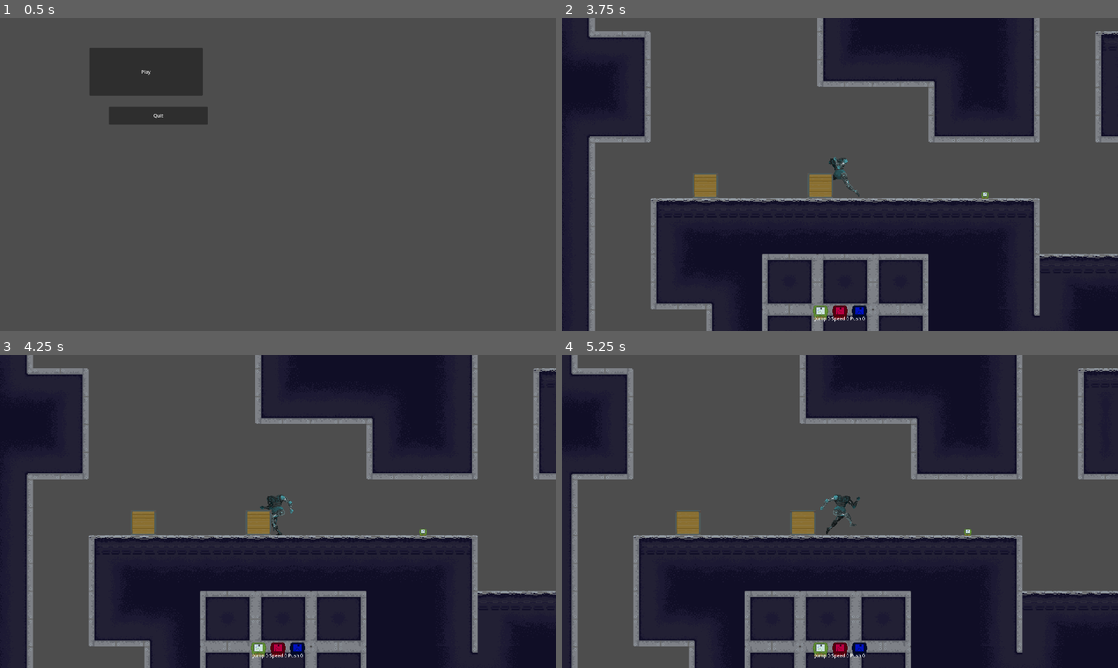
Above: before the commit, frames 1-4 (two rows, left to right).
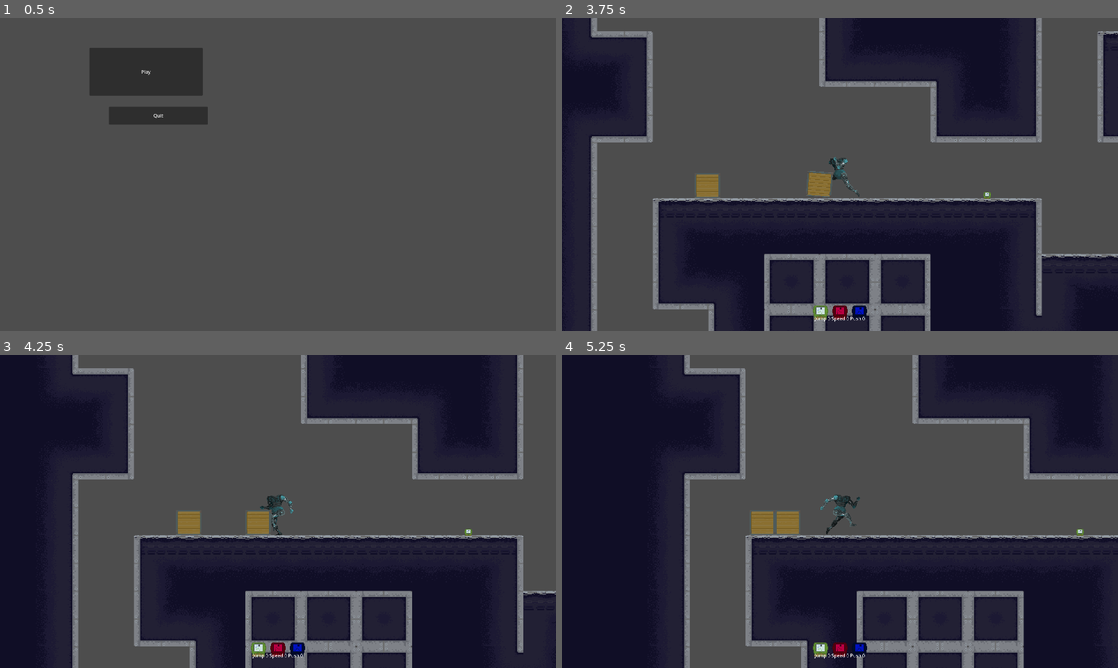
Above: after the commit, the same moments.

Repository: VehvilainenPooki/ModeGame
Game: Godot game, scene res://Main.tscn
Two runs of this game, one before a commit and one after it. Both use one fixed random seed, a clock stepped at 60 frames per second and the inputs below.
Inputs:
- Up to frame 1 (0.5 s): no input
- Up to frame 2 (3.75 s): click "Play" at 0.5 s; tap Enter (ui_accept) at 1.25 s; hold E (Interact) 1.28-2.03 s; hold Right (ui_right) 1.28-2.78 s; tap 1 (MODE_JUMP) at 1.52, 2.27 s; tap 3 (MODE_PUSH) at 2.1 s; hold 2 (MODE_SPEED) 2.78-3.53 s; hold Left (ui_left) from 2.78 s (still down); tap E (Interact) at 3.6 s
- Up to frame 3 (4.25 s): keep holding Left (ui_left); tap 1 (MODE_JUMP) at 3.77 s
- Up to frame 4 (5.25 s): hold 3 (MODE_PUSH) 4.28-5.03 s; tap 1 (MODE_JUMP) at 4.52 s; release Left (ui_left) at 5.03 s; hold Right (ui_right) from 5.03 s (still down); tap 2 (MODE_SPEED) at 5.1 s

Frame 1 is identical in both runs. In frame 2, 3.8% of the frame differs, in the area x 4-100%, y 0-100%; in frame 3, 29%; in frame 4, 45%, in the area x 1-100%, y 0-100%.

Commit message:
Inverted player area2D position changes.

Diff:
--- a/Player/Player.gd
+++ b/Player/Player.gd
@@ -45,7 +45,7 @@
 		$rightAnimation.hide()
 		$leftAnimation.show()
 		velocity.x = direction * SPEED
-		$Area2D/CollisionShape2D.position = Vector2(8,0)
+		$Area2D/CollisionShape2D.position = Vector2(-8,0)
 	else:
 		if lastDirection == 1:
 			$AnimationPlayer.play("idle")
@@ -56,7 +56,7 @@
 			$rightAnimation.hide()
 			$leftAnimation.show()
 		velocity.x = move_toward(velocity.x, 0, SPEED)
-		$Area2D/CollisionShape2D.position = Vector2(-8,0)
+		$Area2D/CollisionShape2D.position = Vector2(8,0)
 
 
 	move_and_slide()
--- a/Player/Player.tscn
+++ b/Player/Player.tscn
@@ -756,6 +756,9 @@
 "run": SubResource("Animation_jj0en")
 }
 
+[sub_resource type="RectangleShape2D" id="RectangleShape2D_ifa3r"]
+size = Vector2(44, 4)
+
 [sub_resource type="SkeletonModification2DLookAt" id="SkeletonModification2DLookAt_a3c7a"]
 bone_index = 10
 bone2d_node = NodePath("Hip/leftUpperleg/leftLowerleg/leftFoot")
@@ -834,9 +837,6 @@
 modifications/5 = SubResource("SkeletonModification2DLookAt_vppur")
 modifications/6 = SubResource("SkeletonModification2DLookAt_g4iqq")
 
-[sub_resource type="RectangleShape2D" id="RectangleShape2D_ifa3r"]
-size = Vector2(44, 4)
-
 [node name="Player" type="CharacterBody2D"]
 script = ExtResource("1_52f5x")
 
@@ -851,7 +851,7 @@
 "": SubResource("AnimationLibrary_k8b80")
 }
 
-[node name="Camera2D" type="Camera2D" parent="."]
+[node name="Camera2D2" type="Camera2D" parent="."]
 
 [node name="Area2D" type="Area2D" parent="."]
 
@@ -862,9 +862,6 @@
 [node name="PinJoint2D" type="PinJoint2D" parent="."]
 disable_collision = false
 
-[connection signal="body_entered" from="Area2D" to="." method="_on_area_2d_body_entered"]
-[connection signal="body_exited" from="Area2D" to="." method="_on_area_2d_body_exited"]
-
 [node name="rightAnimation" type="Node2D" parent="."]
 
 [node name="Polygons" type="Node2D" parent="rightAnimation"]
@@ -1017,13 +1014,10 @@
 modification_stack = SubResource("SkeletonModificationStack2D_2gkbt")
 
 [node name="Hip" type="Bone2D" parent="rightAnimation/Skeleton2D"]
-rotation = 0.0232512
-scale = Vector2(0.999971, 0.999971)
 rest = Transform2D(1, 0, 0, 1, 0, -2)
 auto_calculate_length_and_angle = false
 length = 43.0116
 bone_angle = -91.3322
-metadata/_local_pose_override_enabled_ = true
 
 [node name="Torso" type="Bone2D" parent="rightAnimation/Skeleton2D/Hip"]
 position = Vector2(-1, -43)
@@ -1038,7 +1032,6 @@
 auto_calculate_length_and_angle = false
 length = 31.0
 bone_angle = 90.0
-metadata/_local_pose_override_enabled_ = true
 
 [node name="leftLowerarm" type="Bone2D" parent="rightAnimation/Skeleton2D/Hip/Torso/leftShoulder"]
 position = Vector2(0, 31)
@@ -1046,7 +1039,6 @@
 auto_calculate_length_and_angle = false
 length = 26.0768
 bone_angle = 85.6013
-metadata/_local_pose_override_enabled_ = true
 
 [node name="leftHand" type="Bone2D" parent="rightAnimation/Skeleton2D/Hip/Torso/leftShoulder/leftLowerarm"]
 position = Vector2(2, 26)
@@ -1063,7 +1055,6 @@
 auto_calculate_length_and_angle = false
 length = 29.0172
 bone_angle = 91.9749
-metadata/_local_pose_override_enabled_ = true
 
 [node name="rightLowerarm" type="Bone2D" parent="rightAnimation/Skeleton2D/Hip/Torso/rightShoulder"]
 position = Vector2(-1, 29)
@@ -1071,7 +1062,6 @@
 auto_calculate_length_and_angle = false
 length = 26.0768
 bone_angle = 85.6013
-metadata/_local_pose_override_enabled_ = true
 
 [node name="rightHand" type="Bone2D" parent="rightAnimation/Skeleton2D/Hip/Torso/rightShoulder/rightLowerarm"]
 position = Vector2(2, 26)
@@ -1088,7 +1078,6 @@
 auto_calculate_length_and_angle = false
 length = 40.0
 bone_angle = 90.0
-metadata/_local_pose_override_enabled_ = true
 
 [node name="leftLowerleg" type="Bone2D" parent="rightAnimation/Skeleton2D/Hip/leftUpperleg"]
 position = Vector2(0, 40)
@@ -1096,7 +1085,6 @@
 auto_calculate_length_and_angle = false
 length = 35.0143
 bone_angle = 88.3634
-metadata/_local_pose_override_enabled_ = true
 
 [node name="leftFoot" type="Bone2D" parent="rightAnimation/Skeleton2D/Hip/leftUpperleg/leftLowerleg"]
 position = Vector2(1, 35)
@@ -1112,7 +1100,6 @@
 auto_calculate_length_and_angle = false
 length = 40.0
 bone_angle = 90.0
-metadata/_local_pose_override_enabled_ = true
 
 [node name="rightLowerleg" type="Bone2D" parent="rightAnimation/Skeleton2D/Hip/rightUpperleg"]
 position = Vector2(0, 40)
@@ -1120,7 +1107,6 @@
 auto_calculate_length_and_angle = false
 length = 35.0143
 bone_angle = 88.3634
-metadata/_local_pose_override_enabled_ = true
 
 [node name="rightFoot" type="Bone2D" parent="rightAnimation/Skeleton2D/Hip/rightUpperleg/rightLowerleg"]
 position = Vector2(1, 35)
@@ -1128,7 +1114,6 @@
 auto_calculate_length_and_angle = false
 length = 16.0
 bone_angle = 0.0
-metadata/_local_pose_override_enabled_ = true
 
 [node name="leftArmTarget" type="Node2D" parent="rightAnimation"]
 position = Vector2(-30, 6)
@@ -1323,7 +1308,6 @@
 modification_stack = SubResource("SkeletonModificationStack2D_vkhv4")
 
 [node name="Hip" type="Bone2D" parent="leftAnimation/Skeleton2D"]
-rotation = 0.470771
 rest = Transform2D(1, 0, 0, 1, 0, -2)
 auto_calculate_length_and_angle = false
 length = 43.0116
@@ -1457,3 +1441,6 @@
 
 [node name="hipTarget" type="Node2D" parent="leftAnimation"]
 position = Vector2(12, -25)
+
+[connection signal="body_entered" from="Area2D" to="." method="_on_area_2d_body_entered"]
+[connection signal="body_exited" from="Area2D" to="." method="_on_area_2d_body_exited"]
Not shown: 1 places in Player/Player.tscn that only renumber resources
